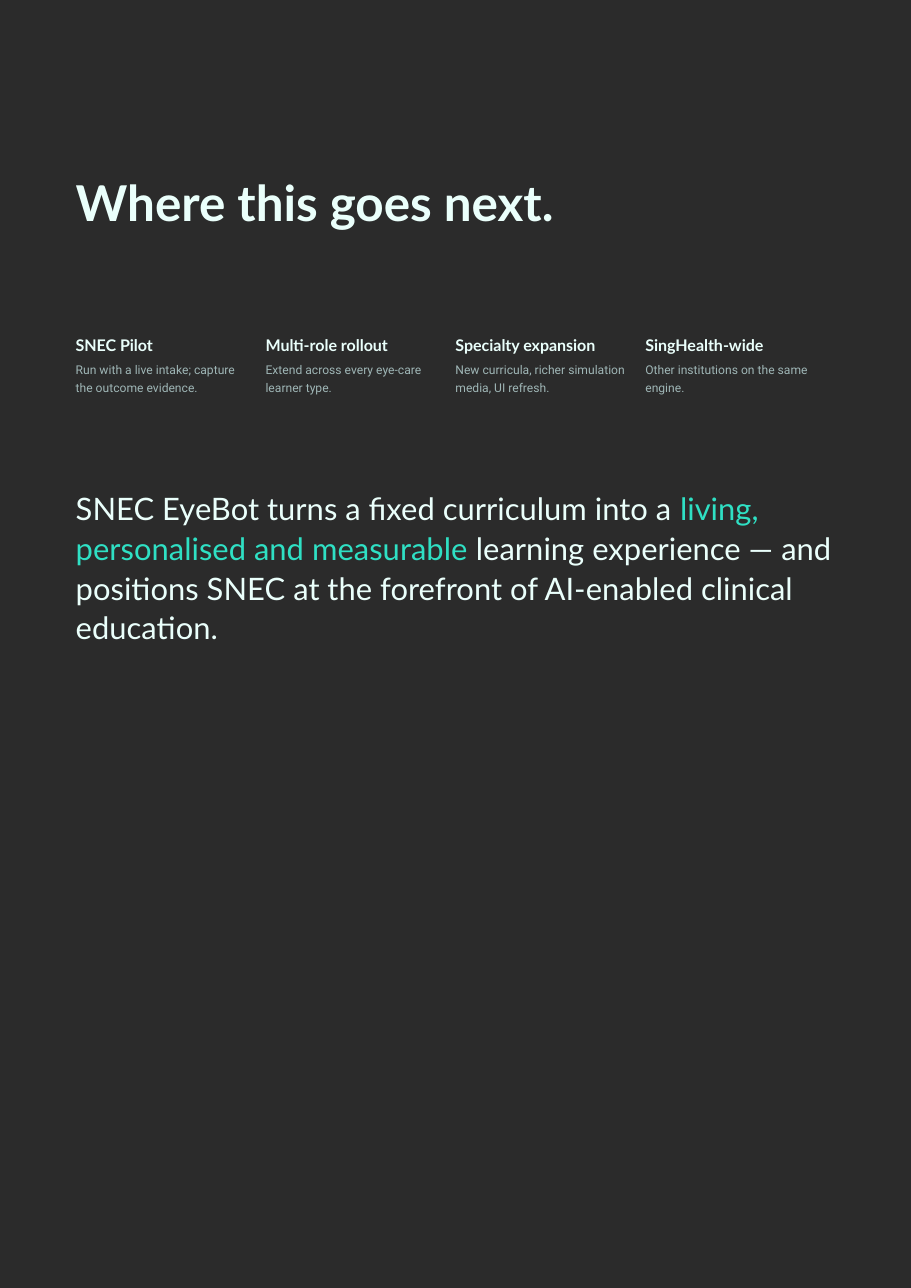
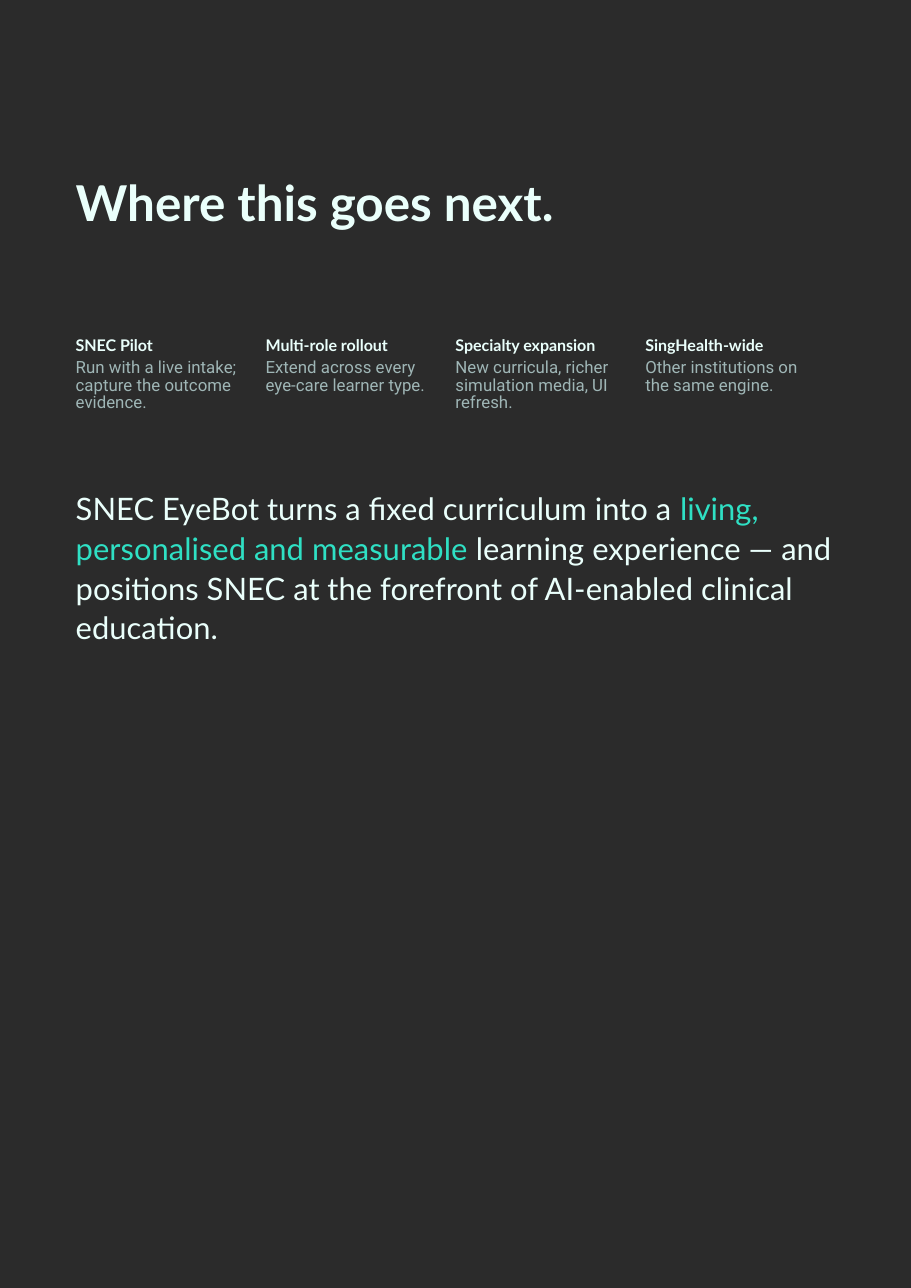
Before and after one commit to calebteo07-art/SNEC_AI_CHATBOT, a slide deck: slide 9 of proposal/SNEC_EyeBot_Proposal.pptx. Drawn at 911x1288 pixels with LibreOffice and Linux fonts; fonts in the diff are those of the drawing; background and template pictures are left out; a plain dark background stands for a picture behind light text. Boxes give left, top, right and bottom in pixels: in the first picture for what was removed or moved away, otherwise in the second. Text is boxed around its words. In the diff, an @@ line names an element or a change of style, - is before the commit and + after.

```diff
--- a/proposal/SNEC_EyeBot_Proposal.pptx
+++ b/proposal/SNEC_EyeBot_Proposal.pptx
@@ size 7.9 to 11 pt in 4 elements at <box>266,360,425,395</box>, <box>645,360,797,395</box>, <box>76,360,236,408</box>, <box>455,360,609,408</box> @@
```
Also in this commit, not shown: 8 other slides changed, 18 other files.
